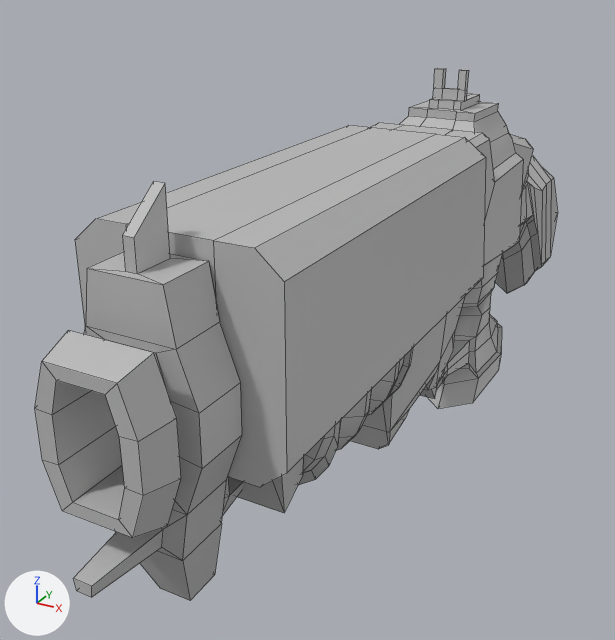
A saved change to the FBX model Assets/Weapon/assets/Weapon.fbx.
Rendered twice from a 50 mm lens placed at (2.16, -2.31, 1.36), pointed at (1.21, -0.58, 0.49). The lights are fixed; the arrows at lower left show +X, +Y and +Z. Mesh edges are drawn as thin lines. Where no turn or scale is listed for an object, it has been applied to the vertices.

The scene before the commit, as lines of its bpy script (objects in view):
```python
me_mesh = bpy.data.meshes.new('Mesh')
me_mesh.from_pydata(...)  # 895 vertices, 818 faces; spans x -0.19..0.19, y -1.19..1.19, z -0.5..0.5
me_mesh.materials.append(mat_lambert1)  # grey #bcbcbc
ob_pistoler2 = bpy.data.objects.new('pistoler2', me_mesh)
ob_pistoler2.location = (1.409, -0.424, 0.575)
```
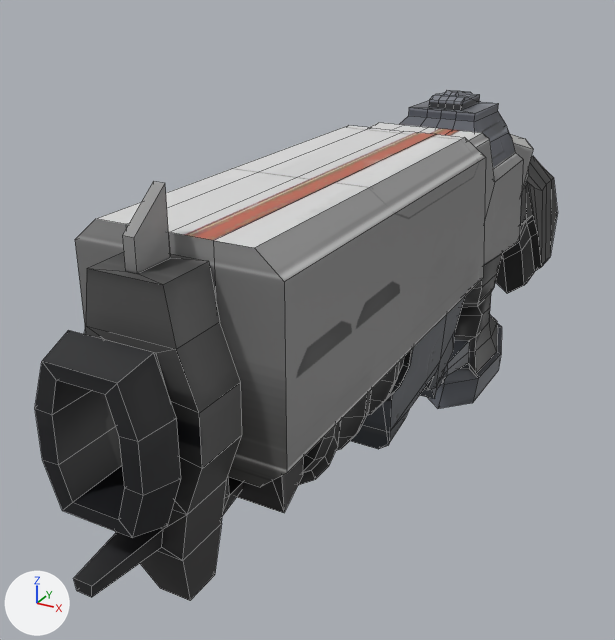
The newer file is also turned or shifted as a whole; pictures and numbers use the older file's frame.

The change, as JSON lines over the scene's bpy script:
```json
{"op": "add", "block": "img_txt_flingue_tga", "code": ["img_txt_flingue_tga = load_image('TXT_Flingue.tga', 'Materials/TXT_Flingue.tga', 1024, 1024, 'sRGB')"]}
{"op": "add", "block": "mat_arme", "code": ["mat_arme = principled_material('arme')", "mat_arme.texture = img_txt_flingue_tga"]}
{"block": "me_mesh", "where": "# used by ob_pistoler2; location = (1.409, -0.424, 0.575)"}
{"op": "remove", "block": "me_mesh", "code": "me_mesh.from_pydata(...)  # 895 vertices, 818 faces; spans x -0.19..0.19, y -1.19..1.19, z -0.5..0.5"}
{"op": "add", "block": "me_mesh", "code": "me_mesh.from_pydata(...)  # 915 vertices, 840 faces; spans x -0.19..0.19, y -1.19..1.19, z -0.5..0.48"}
{"block": "me_mesh", "change": "me_mesh part 1"}
{"block": "me_mesh", "change": "19 vertices are removed from x -0.04..0.04, y 0.22..0.24, z 0.42..0.5"}
{"block": "me_mesh", "change": "47 faces are deleted"}
{"block": "me_mesh", "change": "5 vertices in x -0.04..0.04, y 0.22..0.24, z 0.42 move by (0.0, 0.0, 0.01)"}
{"block": "me_mesh", "change": "34 vertices are added at x -0.04..0.04, y -0.94..0.57, z 0.0..0.44"}
{"block": "me_mesh", "change": "5 new vertices lie (-0.05, 0.0, 0.0) away from vertices in x 0.05, y 0.09..0.63, z 0.03..0.33"}
{"block": "me_mesh", "change": "69 new faces join them"}
{"block": "me_mesh", "change": "me_mesh part 2: 771 faces spanning x -0.19..0.19, y -1.19..1.19, z -0.5..0.48 switch from mat_lambert1 (grey #bcbcbc) to mat_arme (picture img_txt_flingue_tga)"}
```

Changed parts and their boxes (x1, y1, x2, y2) in the pictures (615 x 640 px; the box of a moved part takes in the faces that stretch with it):
```json
{"object": "pistoler2", "change": "reshaped", "before": [35, 68, 558, 601], "after": [35, 90, 558, 601]}
{"part": 1, "of": "me_mesh", "change": "moved or reshaped", "before": [126, 68, 480, 304], "after": [126, 90, 480, 304]}
{"part": 2, "of": "me_mesh", "change": "recoloured", "before": [35, 99, 558, 601], "after": [35, 99, 558, 601]}
```
